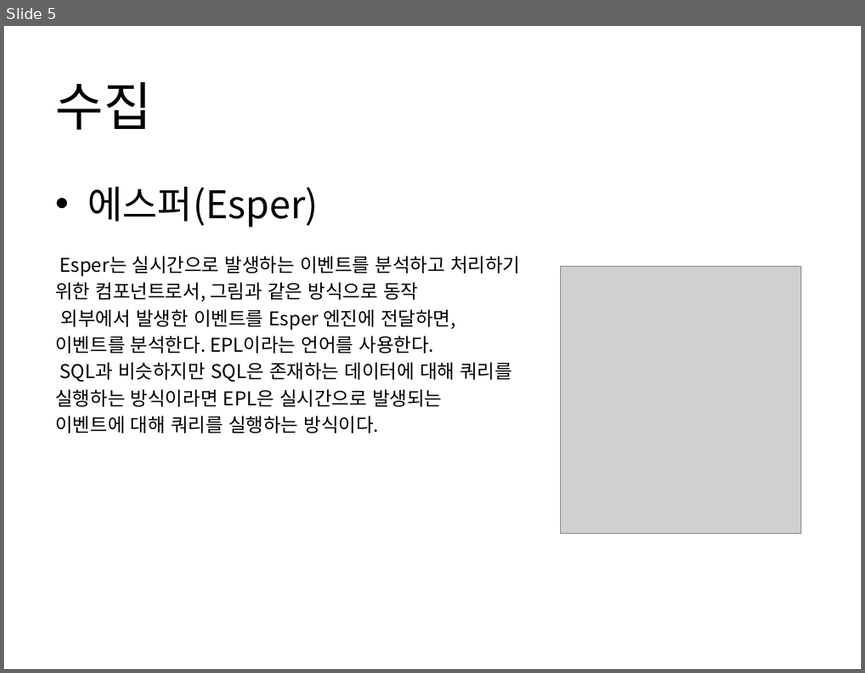
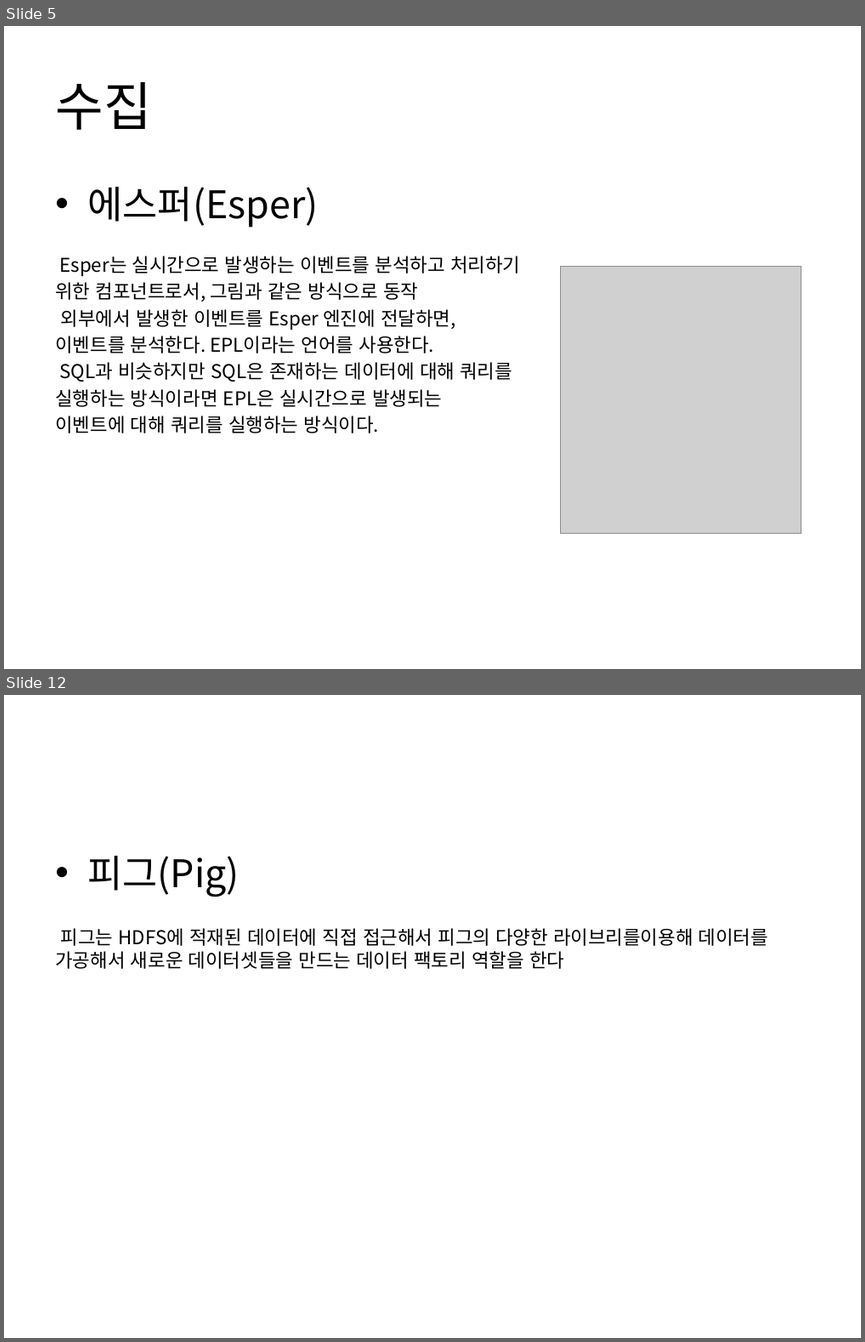
Before and after one commit to Heechul90/BigData_Project, a slide deck: 하둡에코시스템.pptx. Shown one above the other, each under a label of ours: slide 5 before the commit, slides 5 and 12 after it; the slides between them are not shown. The pictures are 865x673 and 865x1342 pixels, drawn with LibreOffice and Linux fonts; fonts in the diff are those of the drawing; grey boxes stand for pictures. Boxes give left, top, right and bottom in pixels: in the first picture for what was removed or moved away, otherwise in the second. Text is boxed around its words. In the diff, an @@ line names an element or a change of style, - is before the commit and + after.

```diff
--- a/하둡에코시스템.pptx
+++ b/하둡에코시스템.pptx
@@ slide 12 added at (x1=4, y1=695, x2=861, y2=1338), background #FFFFFF @@
@@ text added at (x1=55, y1=856, x2=768, y2=969), 16 pt, text #000000 @@
+• 피그(Pig)
+피그는 HDFS에 적재된 데이터에 직접 접근해서 피그의 다양한 라이브리를이용해 데이터를 가공해서 새로운 데이터셋들을 만드는 데이터 팩토리 역할을 한다
```
Also in this commit, not shown: 6 other slides added, 1 other file.
